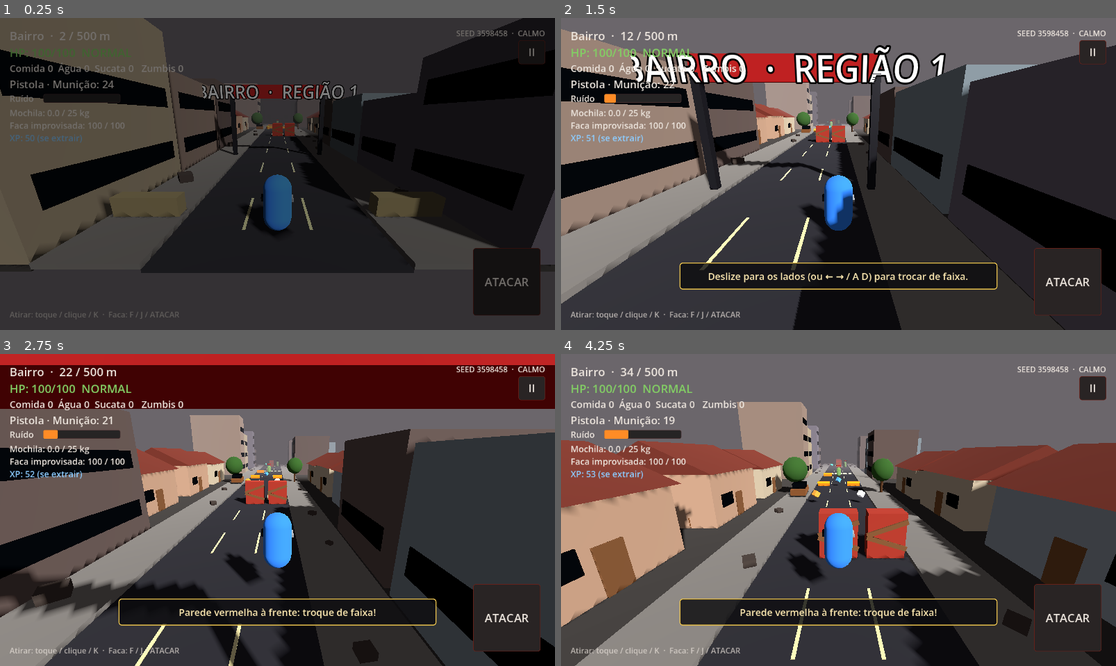
Above: before the commit, frames 1-4 (two rows, left to right).
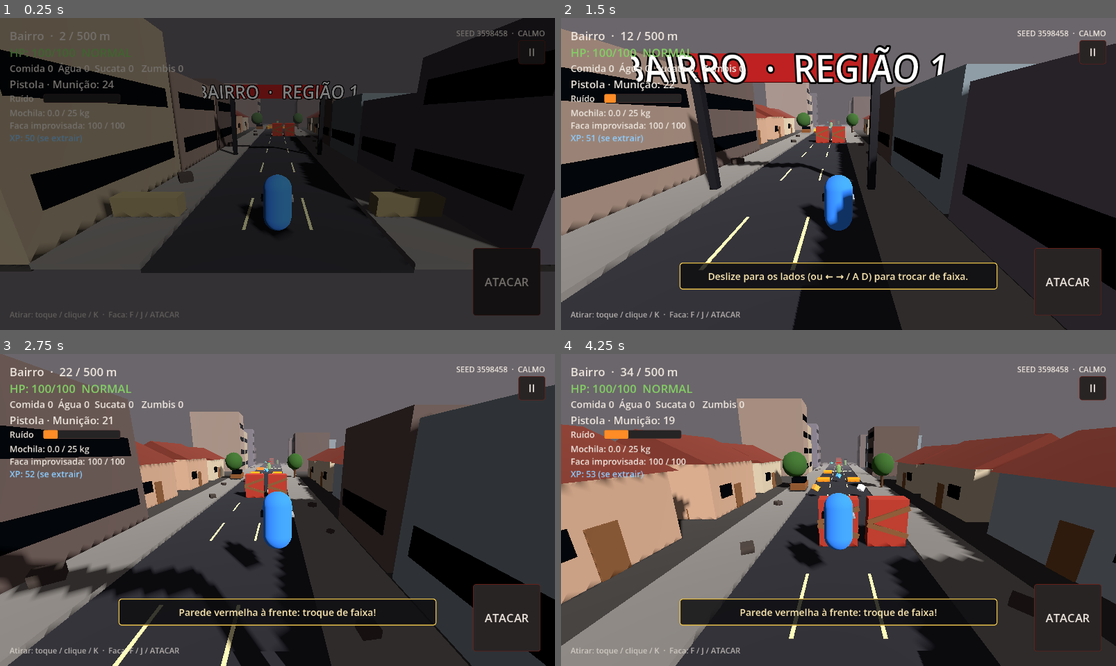
Above: after the commit, the same moments.

Repository: labiel1jr/RedShelterGodot
Game: Godot game, scene res://scenes/run.tscn
The game is run twice, just before and just after one commit, with the same random seed, the same clock (stepped at 60 frames per second) and the same inputs. This scene is started directly instead of the project's main scene.
Inputs (mouse positions are in pixels of both pictures, inside the frame that each line leads up to):
- Up to frame 1 (0.25 s): no input
- Up to frame 2 (1.5 s): tap Enter at 0.5 s; move the mouse to (960, 158) at 0.52 s; hold Right 0.53-1.25 s; tap Space at 0.6, 0.77, 1.07 s; click (960, 158) at 0.67 s; drag from (727, 189) to (810, 236) at 1.27 s
- Up to frame 3 (2.75 s): move the mouse to (333, 441) at 2.02 s; hold Right from 2.03 s (still down); tap F at 2.1 s; click (333, 441) at 2.17 s; tap Space at 2.3 s
- Up to frame 4 (4.25 s): release Right at 2.75 s; drag from (810, 572) to (672, 463) at 2.77 s; move the mouse to (1005, 556) at 3.52 s; hold Left from 3.53 s (still down); tap K at 3.6 s; click (1005, 556) at 3.67 s; tap Space at 3.77, 3.8, 4.07 s

The runs differ from the first frame. In frame 1, less than 0.1% of the frame differs, in the area x 1-90%, y 3-79%; in frame 2, 1.3%; in frame 3, 41%, in the area x 0-100%, y 0-100%; in frame 4, 23%.

Commit message:
Fase 13 / V3: mochila a jato
- Segurar o dedo (ou Espaço, ↑, W, mouse) sobe até 6 m; soltar plana
- Deslizar o dedo para o lado troca de faixa segurando
- Ímã: puxa o loot da faixa dela e de uma faixa ao lado (fixa até trocar de faixa)
- Barra de calor: em 100% explode (20 de dano direto nela, 80 nos zumbis em volta)
- Câmera acompanha metade da altura, para o pulo e o voo aparecerem na tela
- Dano direto em PlayerHealth (ignora veículo e invulnerabilidade)
- README atualizado

Co-Authored-By: Claude Opus 5.5 <noreply@anthropic.com>

Diff:
--- /dev/null
+++ b/data/vehicles/jetpack.tres
@@ -0,0 +1,21 @@
+[gd_resource type="Resource" script_class="VehicleData" format=3]
+
+[ext_resource type="Script" path="res://scripts/data/vehicle_data.gd" id="1_vd"]
+
+[resource]
+script = ExtResource("1_vd")
+id = &"jetpack"
+display_name = "Mochila a jato"
+color = Color(0.85, 0.88, 0.95, 1)
+max_hp = 50
+duration = 30.0
+hint = "MOCHILA A JATO: segure o dedo (ou Espaço) para voar e solte para planar. Ela puxa o loot da sua faixa e da do lado. Cuidado com o calor: em 100% ela explode."
+speed_multiplier = 1.1
+can_slide = false
+contact_damage = 10
+disables_weapons = true
+jetpack = true
+noise_per_second = 0.5
+regions = Array[StringName]([&"industrial", &"hospital"])
+spawn_weight = 0.5
+min_level = 6
--- a/data/world.tres
+++ b/data/world.tres
@@ -31,6 +31,7 @@
 [ext_resource type="Resource" path="res://data/vehicles/skate.tres" id="vh_skate"]
 [ext_resource type="Resource" path="res://data/vehicles/bicicleta.tres" id="vh_bike"]
 [ext_resource type="Resource" path="res://data/vehicles/moto.tres" id="vh_moto"]
+[ext_resource type="Resource" path="res://data/vehicles/jetpack.tres" id="vh_jetpack"]
 
 [resource]
 script = ExtResource("10_taorj")
@@ -41,7 +42,7 @@
 distance_max_pois = PackedInt32Array(1, 1, 2, 3)
 fork_chunk = ExtResource("8_n3je7")
 branches = Array[ExtResource("1_3stcx")]([ExtResource("2_qn6fu"), ExtResource("3_sdftw"), ExtResource("4_41roe"), ExtResource("5_oajrs"), ExtResource("6_gwpnm"), ExtResource("7_udnid")])
-vehicles = Array[ExtResource("vh_script")]([ExtResource("vh_patins"), ExtResource("vh_skate"), ExtResource("vh_bike"), ExtResource("vh_moto")])
+vehicles = Array[ExtResource("vh_script")]([ExtResource("vh_patins"), ExtResource("vh_skate"), ExtResource("vh_bike"), ExtResource("vh_moto"), ExtResource("vh_jetpack")])
 distance_max_forks = PackedInt32Array(1, 2, 3, 3)
 professions = Array[ExtResource("1_4tvtn")]([ExtResource("2_y13gi"), ExtResource("3_hg0vh"), ExtResource("4_fh3cn"), ExtResource("5_x02ki")])
 survivor_names = PackedStringArray("Ana", "Bruno", "Carla", "Diego", "Elisa", "Fábio", "Gabi", "Hugo", "Íris", "João", "Karina", "Lucas", "Marta", "Nico", "Olga", "Paulo", "Rita", "Sérgio", "Tânia", "Vítor")
--- a/scripts/camera_follow.gd
+++ b/scripts/camera_follow.gd
@@ -7,6 +7,9 @@
 @export var offset := Vector3(0, 4.0, 6.0)
 @export var follow_speed := 10.0
 @export var look_ahead := 4.0
+## Quanto da altura da personagem a câmera acompanha (1 = tudo). Menos que 1
+## deixa o pulo e o voo da mochila a jato visíveis na tela.
+@export_range(0.0, 1.0) var vertical_follow := 0.5
 ## Deslocamento máximo (m) do tremor com trauma = 1.
 @export var max_shake := 0.35
 @export var shake_decay := 1.8
@@ -34,9 +37,11 @@
 	if not target:
 		return
 
-	var desired := target.global_position + offset
+	var followed := target.global_position
+	followed.y *= vertical_follow
+	var desired := followed + offset
 	global_position = global_position.lerp(desired, follow_speed * delta)
-	look_at(target.global_position + Vector3(0, 1.0, -look_ahead), Vector3.UP)
+	look_at(followed + Vector3(0, 1.0, -look_ahead), Vector3.UP)
 
 	# h_offset/v_offset deslocam a imagem sem mexer no acompanhamento.
 	_trauma = maxf(0.0, _trauma - shake_decay * delta)
--- a/scripts/data/vehicle_data.gd
+++ b/scripts/data/vehicle_data.gd
@@ -48,6 +48,27 @@
 @export var newspaper_speed := 30.0
 @export var newspaper_knockback := 1.2
 
+@export_group("Mochila a jato")
+## Segurar o botão faz voar; soltar plana e desce.
+@export var jetpack := false
+## Aceleração para cima segurando (a gravidade é 25).
+@export var thrust_acceleration := 50.0
+@export var max_rise_speed := 7.0
+## Altura máxima do voo (m); acima de ~2,6 passa por cima de tudo.
+@export var max_height := 6.0
+## Fração da gravidade ao planar (soltou o botão no ar).
+@export var glide_gravity := 0.35
+## Calor (0–100) que sobe por segundo segurando e desce soltando. Em 100,
+## a mochila explode.
+@export var heat_per_second := 28.0
+@export var cool_per_second := 18.0
+@export var explosion_damage := 20
+@export var explosion_radius := 4.0
+@export var explosion_zombie_damage := 80
+## Ímã: puxa o loot da faixa dela e de uma faixa ao lado.
+@export var magnet_range := 14.0
+@export var magnet_speed := 20.0
+
 @export_group("Combustível")
 ## Moto: segundos a mais para cada unidade de combustível coletada montada.
 @export var fuel_time_bonus := 0.0
--- a/scripts/loot_pickup.gd
+++ b/scripts/loot_pickup.gd
@@ -19,6 +19,7 @@
 
 
 func _ready() -> void:
+	add_to_group("loot")
 	body_entered.connect(_on_body_entered)
 
 	var mat := StandardMaterial3D.new()
--- a/scripts/player_controller.gd
+++ b/scripts/player_controller.gd
@@ -35,6 +35,14 @@
 var jump_multiplier := 1.0
 var lane_speed_multiplier := 1.0
 var can_slide := true
+## Mochila a jato: segurar o botão sobe (`lift` = aceleração), soltar plana.
+var hold_to_fly := false
+var thrust_input := false
+var lift := 0.0
+var max_rise_speed := 7.0
+var gravity_scale := 1.0
+var ceiling := INF
+var _drag_moved := false
 
 var _mesh_base_y := 1.0
 var _run_cycle := 0.0
@@ -73,7 +81,11 @@
 		if vertical_velocity < 0.0:
 			vertical_velocity = -1.0
 	else:
-		vertical_velocity += GRAVITY * delta
+		vertical_velocity += GRAVITY * gravity_scale * delta
+	if lift > 0.0:
+		vertical_velocity = minf(maxf(vertical_velocity, 1.5) + lift * delta, max_rise_speed)
+	if global_position.y >= ceiling and vertical_velocity > 0.0:
+		vertical_velocity = 0.0
 
 	var smoothed_x := lerpf(global_position.x, target_x, lane_change_speed * lane_speed_multiplier * delta)
 	var delta_x := smoothed_x - global_position.x
@@ -86,6 +98,8 @@
 
 
 func _unhandled_input(event: InputEvent) -> void:
+	if hold_to_fly and _fly_input(event):
+		return
 	if event is InputEventKey and event.pressed and not event.echo:
 		match event.keycode:
 			KEY_LEFT, KEY_A:
@@ -114,6 +128,36 @@
 				_slide()
 
 
+## Mochila a jato: segurar o toque, o Espaço (ou ↑) ou o botão do mouse faz
+## voar. Deslizar o dedo para o lado troca de faixa mesmo segurando.
+## Retorna true se o evento foi tratado aqui.
+func _fly_input(event: InputEvent) -> bool:
+	if event is InputEventKey and not event.echo and event.keycode in [KEY_UP, KEY_SPACE, KEY_W]:
+		thrust_input = event.pressed
+		return true
+	if event is InputEventMouseButton and event.button_index == MOUSE_BUTTON_LEFT and event.device != InputEvent.DEVICE_ID_EMULATION:
+		thrust_input = event.pressed
+		return false
+	if event is InputEventScreenTouch:
+		thrust_input = event.pressed
+		if event.pressed:
+			touch_start = event.position
+			_drag_moved = false
+		elif not _drag_moved:
+			var delta_touch: Vector2 = event.position - touch_start
+			if absf(delta_touch.x) > swipe_threshold and absf(delta_touch.x) > absf(delta_touch.y):
+				_change_lane(1 if delta_touch.x > 0 else -1)
+		return true
+	if event is InputEventScreenDrag:
+		var dx: float = event.position.x - touch_start.x
+		if absf(dx) > swipe_threshold:
+			_change_lane(1 if dx > 0 else -1)
+			touch_start = event.position
+			_drag_moved = true
+		return true
+	return false
+
+
 func _change_lane(direction: int) -> void:
 	var lane := clampi(current_lane + direction, 0, 2)
 	# Seção 24: a divisória da bifurcação bloqueia a faixa do meio.
--- a/scripts/player_health.gd
+++ b/scripts/player_health.gd
@@ -35,12 +35,14 @@
 	return _invulnerable > 0.0
 
 
-func take_damage(amount: int) -> void:
-	if current_hp <= 0 or _invulnerable > 0.0:
+## `direct`: ignora o veículo e a invulnerabilidade (a explosão da mochila
+## a jato, que fere a própria personagem).
+func take_damage(amount: int, direct := false) -> void:
+	if current_hp <= 0 or (_invulnerable > 0.0 and not direct):
 		return
 	# Montada, o dano vai para o veículo (seção 63).
 	var vehicle := get_parent().get_node_or_null("Vehicle")
-	if vehicle and vehicle.absorb(amount):
+	if not direct and vehicle and vehicle.absorb(amount):
 		return
 
 	_pending_damage += amount * damage_multiplier
--- a/scripts/player_vehicle.gd
+++ b/scripts/player_vehicle.gd
@@ -17,6 +17,14 @@
 var _throw_cooldown := 0.0
 ## Na faixa do meio sem zumbi à vista, o jornal do lado alterna.
 var _side_toggle := 1
+## Mochila a jato: 0–100; em 100 explode.
+var heat := 0.0
+var _heat_warned := false
+var _flame_timer := 0.0
+## Ímã: a faixa do lado escolhida (-1 = ainda não) e a faixa em que ela
+## estava quando escolheu. Fica a mesma até trocar de faixa.
+var _magnet_side := -1
+var _magnet_from_lane := -1
 var _visual: Node3D
 var _flash_material: StandardMaterial3D
 
@@ -39,6 +47,13 @@
 	player.jump_multiplier = vehicle.jump_multiplier
 	player.lane_speed_multiplier = vehicle.lane_speed_multiplier
 	player.can_slide = vehicle.can_slide
+	heat = 0.0
+	_heat_warned = false
+	_magnet_from_lane = -1
+	if vehicle.jetpack:
+		player.hold_to_fly = true
+		player.max_rise_speed = vehicle.max_rise_speed
+		player.ceiling = vehicle.max_height
 	_visual = build_visual(vehicle)
 	add_child(_visual)
 	_flash_material = _visual.get_meta("material")
@@ -63,6 +78,11 @@
 	player.jump_multiplier = 1.0
 	player.lane_speed_multiplier = 1.0
 	player.can_slide = true
+	player.hold_to_fly = false
+	player.thrust_input = false
+	player.lift = 0.0
+	player.gravity_scale = 1.0
+	player.ceiling = INF
 	if _visual:
 		_visual.queue_free()
 		_visual = null
@@ -85,8 +105,98 @@
 		var run_manager := get_tree().get_first_node_in_group("run_manager")
 		if run_manager:
 			run_manager.add_noise(data.noise_per_second * delta)
+	if data.jetpack:
+		_update_jetpack(delta)
+		if not data:
+			return
 	if time_left <= 0.0:
 		dismount("%s: ACABOU" % data.display_name.to_upper())
+
+
+## Segurar sobe e esquenta; soltar plana (gravidade menor na descida) e
+## esfria. Em 100 de calor, explode.
+func _update_jetpack(delta: float) -> void:
+	var thrusting: bool = player.thrust_input
+	player.lift = data.thrust_acceleration if thrusting else 0.0
+	player.gravity_scale = data.glide_gravity if not thrusting and player.vertical_velocity < 0.0 else 1.0
+	heat = clampf(heat + (data.heat_per_second if thrusting else -data.cool_per_second) * delta, 0.0, 100.0)
+	if thrusting:
+		_flame_timer -= delta
+		if _flame_timer <= 0.0:
+			_flame_timer = 0.05
+			Fx.burst(player.get_parent(), player.global_position + Vector3(0, 0.8, 0.45), Color(1.0, 0.6, 0.2), 2, 1.5, 0.06)
+	if heat >= 100.0:
+		_explode_jetpack()
+		return
+	if heat >= 80.0 and not _heat_warned:
+		_heat_warned = true
+		Fx.float_text(player, player.global_position + Vector3.UP * 2.6, "SUPERAQUECENDO!", Color(1.0, 0.45, 0.2), 52)
+		AudioManager.play("alarm", -6.0, 1.3, 0.0)
+	elif heat < 60.0:
+		_heat_warned = false
+	_magnet(delta)
+
+
+## A mochila explode: fere a personagem (sem o veículo para absorver) e
+## derruba os zumbis em volta.
+func _explode_jetpack() -> void:
+	var vehicle := data
+	var center := player.global_position + Vector3.UP
+	dismount("%s EXPLODIU" % vehicle.display_name.to_upper())
+	var world := player.get_parent()
+	Fx.burst(world, center, Color(1.0, 0.55, 0.1), 30, 8.0, 0.25)
+	Fx.muzzle_flash(world, center)
+	AudioManager.play("explosion", 0.0, 1.0, 0.1, 0.1)
+	var health := player.get_node_or_null("Health")
+	if health:
+		health.take_damage(vehicle.explosion_damage, true)
+	for zombie in get_tree().get_nodes_in_group("zombie"):
+		if zombie.is_alive() and zombie.global_position.distance_to(player.global_position) <= vehicle.explosion_radius:
+			zombie.take_hit(vehicle.explosion_zombie_damage, false, 2.0)
+	var run_manager := get_tree().get_first_node_in_group("run_manager")
+	if run_manager:
+		run_manager.add_noise(8.0, false)
+
+
+## Puxa o loot à frente na faixa dela e numa faixa ao lado (na faixa do meio,
+## o lado com o loot mais perto). Com a mochila cheia, não puxa.
+func _magnet(delta: float) -> void:
+	var run_manager := get_tree().get_first_node_in_group("run_manager")
+	if run_manager and run_manager.carried_weight() >= run_manager.backpack_capacity() - 0.5:
+		return
+	var lane: int = player.current_lane
+	if lane != _magnet_from_lane:
+		_magnet_from_lane = lane
+		_magnet_side = 1 if lane != 1 else -1
+	if _magnet_side < 0:
+		var side := _side_with_nearest_loot()
+		if side != 0:
+			_magnet_side = 1 + side
+	var side_lane := _magnet_side
+	var target := player.global_position + Vector3(0, 0.4, 0)
+	for loot in get_tree().get_nodes_in_group("loot"):
+		var ahead: float = player.global_position.z - loot.global_position.z
+		if ahead < -1.0 or ahead > data.magnet_range:
+			continue
+		var loot_lane := clampi(roundi(loot.global_position.x / ChunkPopulator.LANE_WIDTH) + 1, 0, 2)
+		if loot_lane != lane and loot_lane != side_lane:
+			continue
+		loot.global_position = loot.global_position.move_toward(target, data.magnet_speed * delta)
+
+
+## +1 / -1 = o lado com o loot mais perto à frente; 0 = nenhum.
+func _side_with_nearest_loot() -> int:
+	var best_ahead := INF
+	var best_side := 0
+	for loot in get_tree().get_nodes_in_group("loot"):
+		var ahead: float = player.global_position.z - loot.global_position.z
+		var dx: float = loot.global_position.x - player.global_position.x
+		if ahead < 0.0 or ahead > data.magnet_range or absf(dx) < 1.2:
+			continue
+		if ahead < best_ahead:
+			best_ahead = ahead
+			best_side = 1 if dx > 0.0 else -1
+	return best_side
 
 
 ## Montada, as armas da personagem não funcionam (mãos ocupadas)?
@@ -232,6 +342,17 @@
 			_box(root, Vector3(0.46, 0.34, 1.3), Vector3(0, 0.55, 0), material)
 			_box(root, Vector3(0.36, 0.22, 0.5), Vector3(0, 0.82, -0.25), material)
 			_box(root, Vector3(0.72, 0.06, 0.06), Vector3(0, 1.0, -0.6), wheel_material)
+		&"jetpack":
+			_box(root, Vector3(0.5, 0.6, 0.28), Vector3(0, 1.25, 0.32), material)
+			for x in [-0.15, 0.15]:
+				_box(root, Vector3(0.14, 0.5, 0.14), Vector3(x, 1.1, 0.5), wheel_material)
+			var flame := StandardMaterial3D.new()
+			flame.albedo_color = Color(1.0, 0.6, 0.2)
+			flame.emission_enabled = true
+			flame.emission = Color(1.0, 0.5, 0.1)
+			flame.emission_energy_multiplier = 1.5
+			for x in [-0.15, 0.15]:
+				_box(root, Vector3(0.1, 0.12, 0.1), Vector3(x, 0.8, 0.5), flame)
 		&"skate":
 			_box(root, Vector3(0.42, 0.05, 1.05), Vector3(0, 0.12, 0), material)
 			for x in [-0.15, 0.15]:
--- a/scripts/run_hud.gd
+++ b/scripts/run_hud.gd
@@ -103,6 +103,10 @@
 		vehicle_label.text = "%s  ·  HP %d/%d  ·  %d s" % [vehicle.data.display_name.to_upper(), maxi(0, vehicle.hp), vehicle.data.max_hp, ceili(vehicle.time_left)]
 		if vehicle.data.newspapers > 0:
 			vehicle_label.text += "  ·  jornais %d" % vehicle.newspapers_left
+		if vehicle.data.jetpack:
+			vehicle_label.text += "  ·  calor %d%%" % roundi(vehicle.heat)
+			if vehicle.heat >= 80.0:
+				vehicle_label.modulate = Color(1.0, 0.45, 0.2)
 		vehicle_label.modulate = vehicle.data.color
 
 	var carried: float = run_manager.carried_weight()
Not shown, changed: README.md
